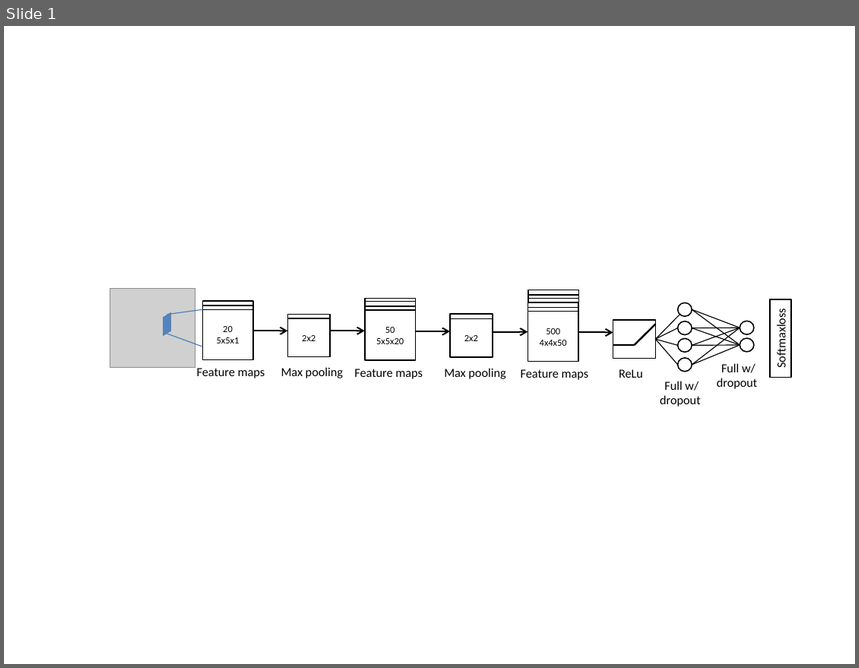
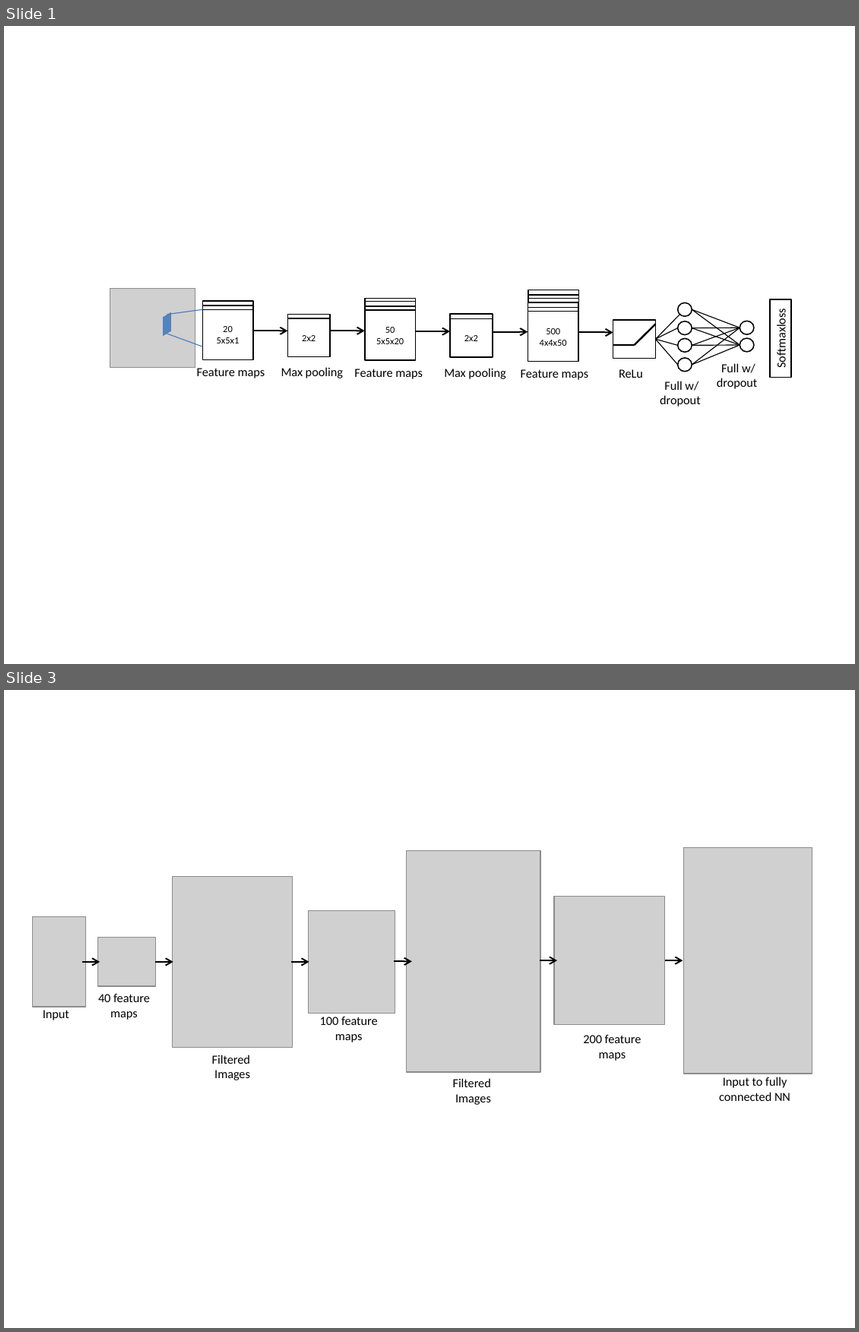
Before and after one commit to rcmccartney/LeapDeepLearning, a slide deck: topology.pptx. Shown one above the other, each under a label of ours: slide 1 before the commit, slides 1 and 3 after it; the slides between them are not shown. The pictures are 859x668 and 859x1332 pixels, drawn with LibreOffice and Linux fonts; fonts in the diff are those of the drawing; grey boxes stand for pictures. Boxes give left, top, right and bottom in pixels: in the first picture for what was removed or moved away, otherwise in the second. Text is boxed around its words. In the diff, an @@ line names an element or a change of style, - is before the commit and + after.

```diff
--- a/topology.pptx
+++ b/topology.pptx
@@ slide 3 added at <box>4,690,855,1328</box>, background #FFFFFF @@
@@ picture added at <box>684,847,813,1074</box> @@
@@ picture added at <box>407,851,541,1072</box> @@
@@ picture added at <box>173,876,294,1047</box> @@
@@ picture added at <box>33,917,86,1008</box> @@
@@ picture added at <box>309,910,395,1014</box> @@
@@ picture added at <box>554,897,664,1025</box> @@
@@ picture added at <box>97,938,155,987</box> @@
@@ arrow added from (82, 962) to (101, 962), #000000 1.25 pt @@
@@ arrow added from (155, 962) to (173, 962), #000000 1.25 pt @@
@@ arrow added from (292, 962) to (310, 962), #000000 1.25 pt @@
@@ arrow added from (394, 961) to (411, 961), #000000 1.25 pt @@
@@ arrow added from (539, 961) to (557, 961), #000000 1.25 pt @@
@@ arrow added from (665, 961) to (683, 961), #000000 1.25 pt @@
@@ text added at <box>98,994,150,1020</box>, 10.5 pt, text #000000 @@
+40 feature maps
@@ text added at <box>43,1010,69,1021</box>, 10.5 pt, text #000000 @@
+Input
@@ text added at <box>320,1017,378,1043</box>, 10.5 pt, text #000000 @@
+100 feature maps
@@ text added at <box>583,1035,642,1061</box>, 10.5 pt, text #000000 @@
+200 feature maps
@@ text added at <box>212,1055,250,1081</box>, 10.5 pt, text #000000 @@
+Filtered
+Images
@@ text added at <box>719,1077,791,1101</box>, 10.5 pt, text #000000 @@
+Input to fully connected NN
@@ text added at <box>453,1078,491,1105</box>, 10.5 pt, text #000000 @@
+Filtered
+Images
```
Also in this commit, not shown: 1 other slide added, 1 other file.
